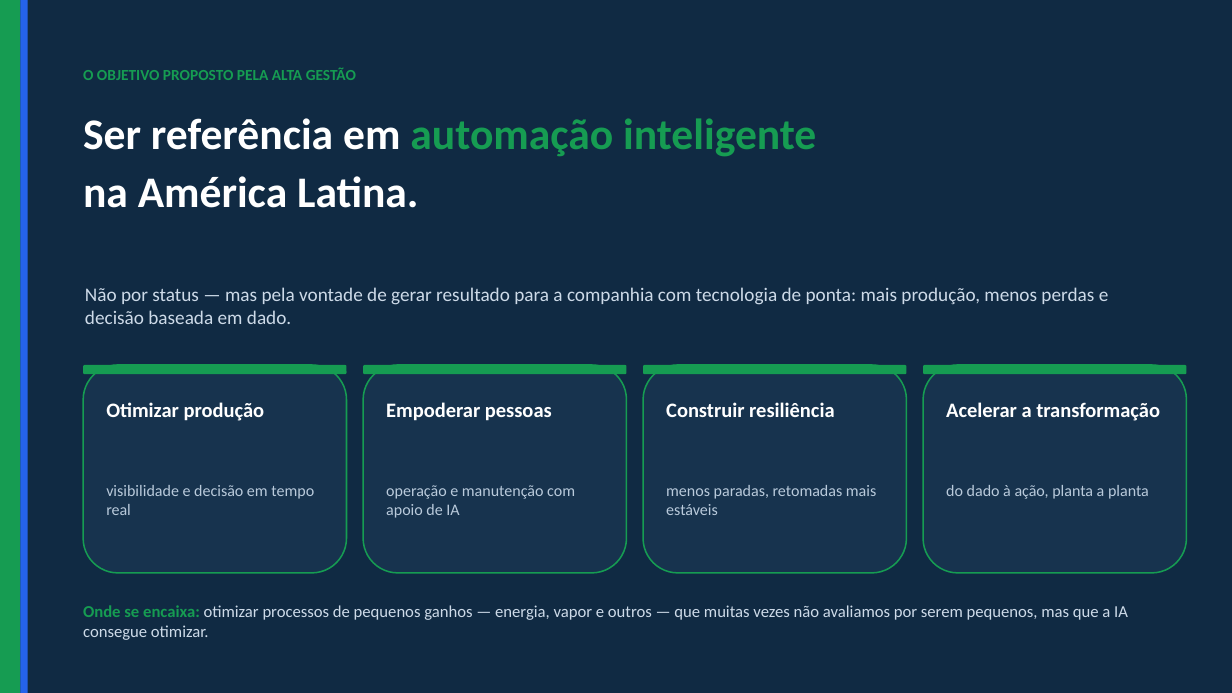
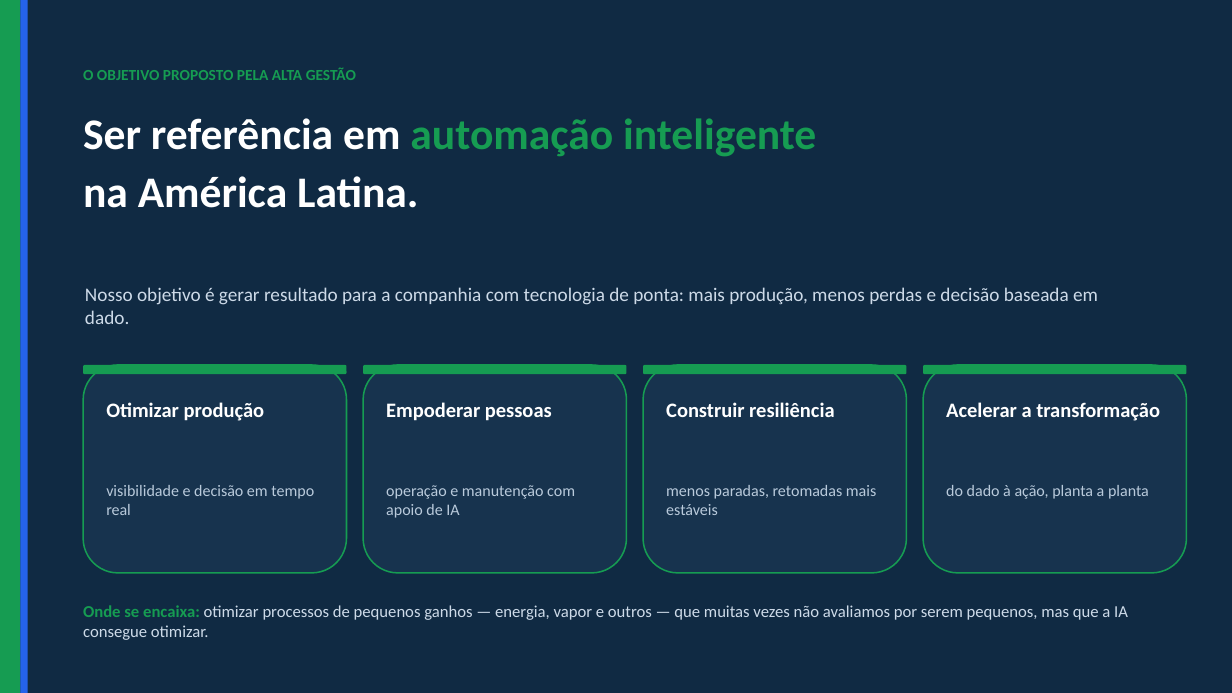
Before and after one commit to ItielGoncalves/ICG2025, a slide deck: slide 20 of 2026.06.28 - MULTI - DataOps na Prática IA a Serviço da Alta Gestão vFINAL.pptx. Drawn at 1232x693 pixels with LibreOffice and Linux fonts; fonts in the diff are those of the drawing. Boxes give left, top, right and bottom in pixels: in the first picture for what was removed or moved away, otherwise in the second. Text is boxed around its words. In the diff, an @@ line names an element or a change of style, - is before the commit and + after.

```diff
--- a/2026.06.28 - MULTI - DataOps na Prática IA a Serviço da Alta Gestão vFINAL.pptx
+++ b/2026.06.28 - MULTI - DataOps na Prática IA a Serviço da Alta Gestão vFINAL.pptx
@@ text at box(85, 287, 1098, 324): text changed @@
-Não por status — mas pela vontade de gerar resultado para a companhia com tecnologia de ponta: mais produção, menos perdas e decisão baseada em dado.
+Nosso objetivo é gerar resultado para a companhia com tecnologia de ponta: mais produção, menos perdas e decisão baseada em dado.
```
Also in this commit, not shown: 3 other files.
